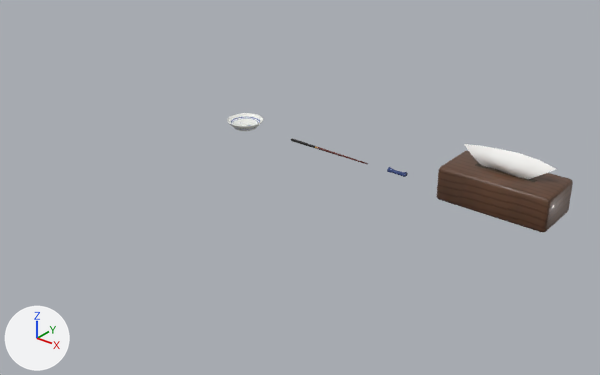
An edit to the glTF model public/models/barsetting.glb, drawn before and after from the same camera.
Both versions are drawn from a 50 mm camera at (1.324, -1.437, 0.774) aimed at (0.39, -0.269, 0.05). Arrows for +X, +Y and +Z are at lower left; the lights stay in place. The picture after the commit comes second. Where no turn or scale is listed for an object, it has been applied to the vertices.

Objects in the first picture: 'BarSoyDishBody', 'BarTissueCase', 'BarTissueSheet' and 3 more.
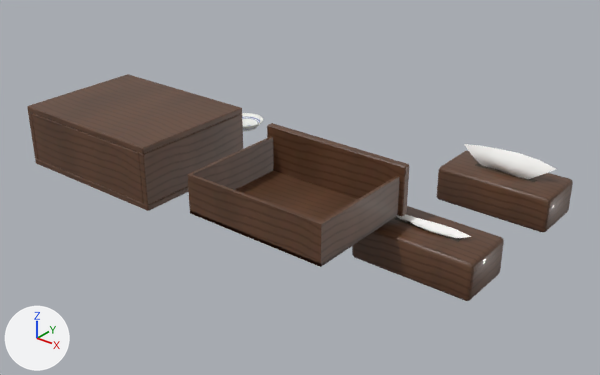
Location of each change, (x1, y1, x2, y2) in pixels of the pictures (600 x 375 px):
'BarDrawerBody', added (brown): after (187, 123, 409, 267)
'BarDrawerCaseBody', added (brown): after (27, 74, 243, 211)
'BarTissueLowCase', added (brown): after (352, 206, 504, 301)
'BarTissueLowSheet', added: after (397, 214, 471, 238)
'BarTissueLowSlot', added: after (394, 217, 462, 242)

Edits to the bpy script that builds the scene:
```text
Add me_bartissuelowsheet:
    me_bartissuelowsheet.from_pydata(...)  # 30 vertices, 40 faces; spans x -0.08..0.08, y -0.012..0.012, z 0.075..0.087
    me_bartissuelowsheet.materials.append(mat_bartissuepaper)  # white #fcfaf8
Add me_bardrawercasebody:
    me_bardrawercasebody.from_pydata(...)  # 120 vertices, 220 faces; spans x -0.17..0.17, y -0.26..0.0, z -0.125..0.0
    me_bardrawercasebody.materials.append(mat_bartissuewalnut)  # picture img_bartissuewood
Add me_bardrawerbody:
    me_bardrawerbody.from_pydata(...)  # 56 vertices, 92 faces; spans x -0.156..0.156, y -0.236..0.002, z -0.111..-0.014
    me_bardrawerbody.materials.append(mat_bartissuewalnut)  # picture img_bartissuewood
Add ob_bartissuelowslot:
    ob_bartissuelowslot = bpy.data.objects.new('BarTissueLowSlot', me_bartissueslot.copy())  # the mesh of ob_bartissueslot
    ob_bartissuelowslot.location = (0.7, -0.3, 0.0)
Add ob_bartissuelowsheet:
    ob_bartissuelowsheet = bpy.data.objects.new('BarTissueLowSheet', me_bartissuelowsheet)
    ob_bartissuelowsheet.location = (0.7, -0.3, 0.0)
Add ob_bartissuelowcase:
    ob_bartissuelowcase = bpy.data.objects.new('BarTissueLowCase', me_cube.copy())  # the mesh of ob_bartissuecase
    ob_bartissuelowcase.location = (0.7, -0.3, 0.038)
Add ob_bardrawercasebody:
    ob_bardrawercasebody = bpy.data.objects.new('BarDrawerCaseBody', me_bardrawercasebody)
    ob_bardrawercasebody.location = (0.1, -0.3, 0.2)
Add ob_bardrawerbody:
    ob_bardrawerbody = bpy.data.objects.new('BarDrawerBody', me_bardrawerbody)
    ob_bardrawerbody.location = (0.5, -0.3, 0.2)
```
